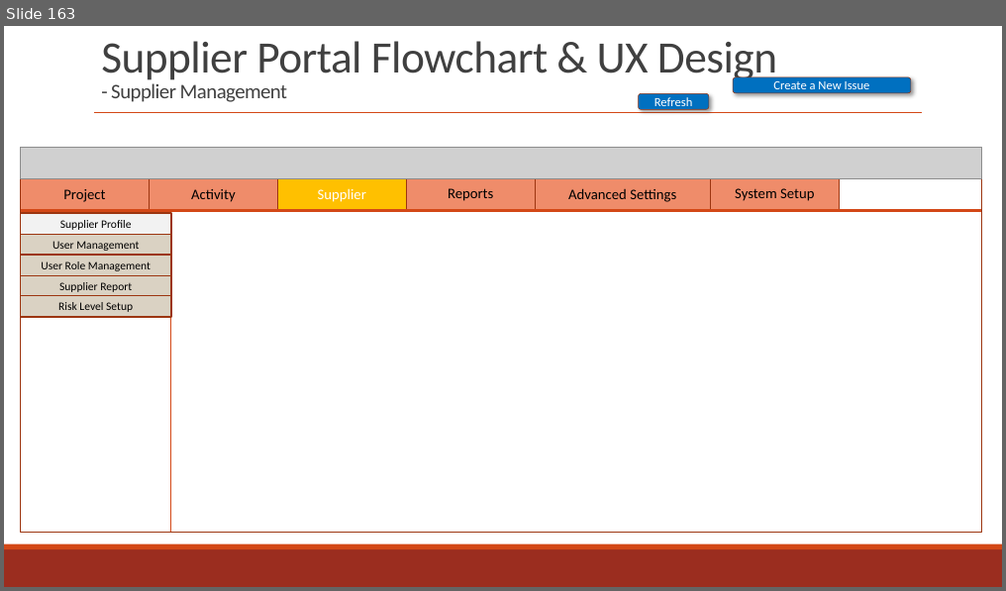
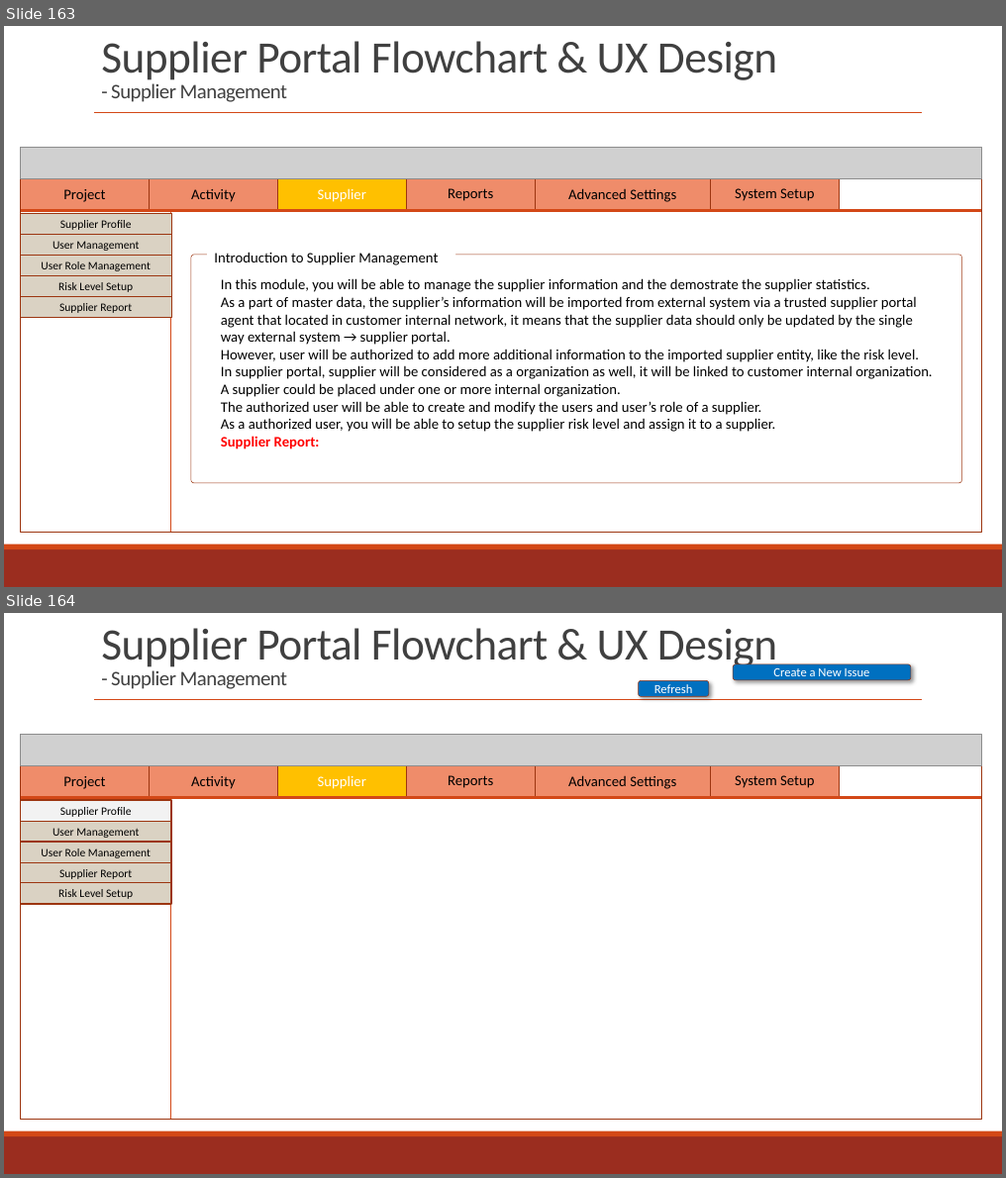
Before and after one commit to zyw9963/YFVE-supplier-portal, a slide deck: projects/YanFeng/02 System Design/User Stories/Flowcharts/Supplier FlowCharts & UX.pptx. Shown one above the other, each under a label of ours: slide 163 before the commit, slides 163 and 164 after it. The pictures are 1006x591 and 1006x1178 pixels, drawn with LibreOffice and Linux fonts; fonts in the diff are those of the drawing; grey boxes stand for pictures. Boxes give left, top, right and bottom in pixels: in the first picture for what was removed or moved away, otherwise in the second. Text is boxed around its words. In the diff, an @@ line names an element or a change of style, - is before the commit and + after.

```diff
--- a/projects/YanFeng/02 System Design/User Stories/Flowcharts/Supplier FlowCharts & UX.pptx
+++ b/projects/YanFeng/02 System Design/User Stories/Flowcharts/Supplier FlowCharts & UX.pptx
@@ slide 163 added at (4, 26, 1002, 587), background #FFFFFF; not listed: 4 template elements that a slide beside it also shows @@
@@ title added at (101, 41, 777, 102), 43.2 pt, text #404040 @@
+Supplier Portal Flowchart & UX Design
+- Supplier Management
@@ picture added at (21, 148, 982, 178) @@
@@ rectangle added at (21, 177, 982, 533), fill #FFFFFF, outline #9C3511 1.25 pt @@
@@ group added at (21, 176, 840, 211): 6 rectangles @@
+Project
+Activity
+System Setup
+Supplier
+Reports
+Advanced Settings
@@ line added from (21, 211) to (982, 211), #D34817 3 pt @@
@@ line added from (171, 210) to (171, 532), #D34817 0.5 pt @@
@@ rounded rectangle added at (191, 255, 962, 483), fill #FFFFFF, outline #9C3511 0.5 pt @@
@@ text added at (214, 252, 438, 266), 14 pt, text #000000 @@
+Introduction to Supplier Management
@@ group added at (21, 213, 171, 317): 5 rectangles @@
+Supplier Profile
+User Management
+User Role Management
+Supplier Report
+Risk Level Setup
@@ text added at (221, 278, 932, 450), 14 pt, text #000000 @@
+In this module, you will be able to manage the supplier information and the demostrate the supplier statistics.
+As a part of master data, the supplier’s information will be imported from external system via a trusted supplier portal agent that located in customer internal network, it means that the supplier data should only be updated by the single way external system → supplier portal.
+However, user will be authorized to add more additional information to the imported supplier entity, like the risk level.
+In supplier portal, supplier will be considered as a organization as well, it will be linked to customer internal organization. A supplier could be placed under one or more internal organization.
+The authorized user will be able to create and modify the users and user’s role of a supplier.
+As a authorized user, you will be able to setup the supplier risk level and assign it to a supplier.
+Supplier Report:
@@ what was slide 163 is now slide 164 @@
```
Also in this commit, not shown: 1 slide changed, 2 other files.
